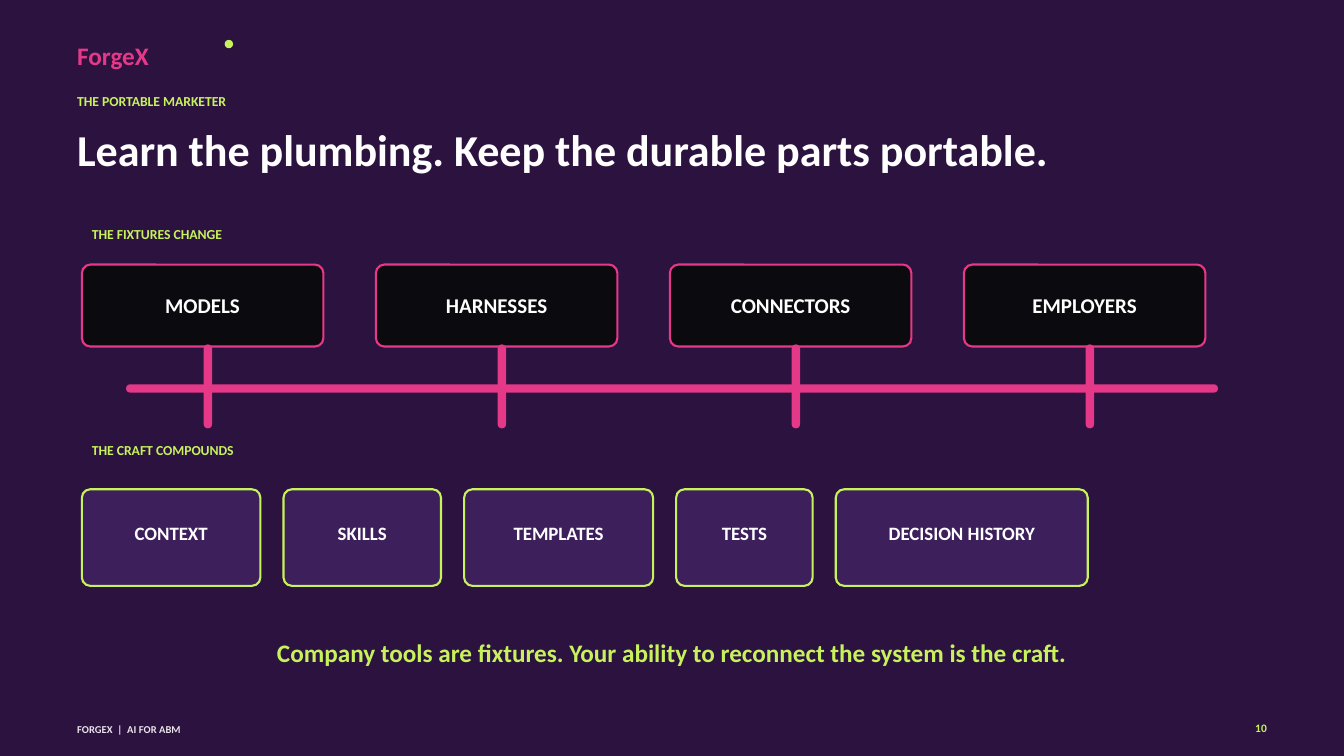
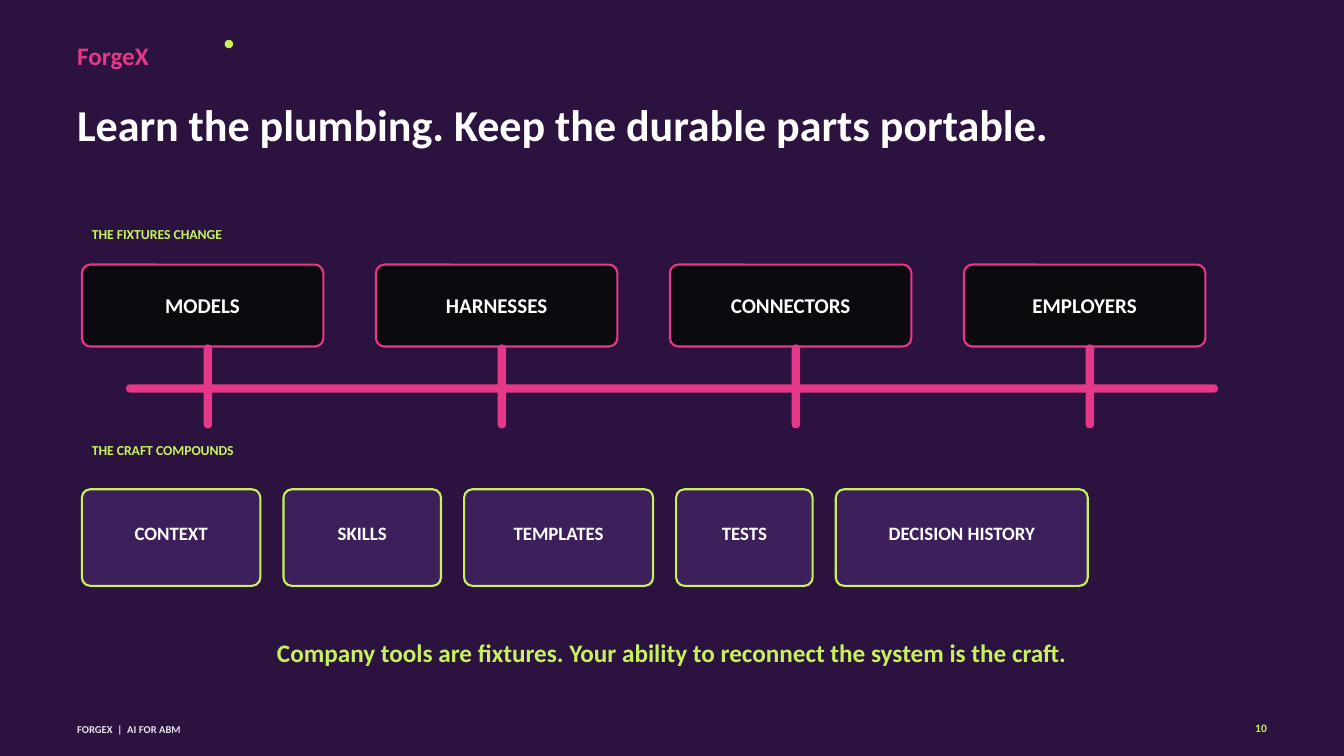
Before and after one commit to 0xTrey/forgex-practical-abm-skills, a slide deck: slide 10 of webinar/2026-09-17-ai-for-abm-foundations/deliverables/forgex-ai-for-abm-webinar-deck.pptx. Drawn at 1344x756 pixels with LibreOffice and Linux fonts; fonts in the diff are those of the drawing. Boxes give left, top, right and bottom in pixels: in the first picture for what was removed or moved away, otherwise in the second. Text is boxed around its words. In the diff, an @@ line names an element or a change of style, - is before the commit and + after.

```diff
--- a/webinar/2026-09-17-ai-for-abm-foundations/deliverables/forgex-ai-for-abm-webinar-deck.pptx
+++ b/webinar/2026-09-17-ai-for-abm-foundations/deliverables/forgex-ai-for-abm-webinar-deck.pptx
@@ text "Learn the plumbing. Keep the ...": place and size @@
-text "Learn the plumbing. Keep the ..." at bbox=[77, 135, 1048, 174]
+text "Learn the plumbing. Keep the ..." at bbox=[77, 110, 1048, 149]
@@ text removed at bbox=[77, 97, 226, 106] @@
-THE PORTABLE MARKETER
```
Also in this commit, not shown: 20 other slides changed, 34 other files.
